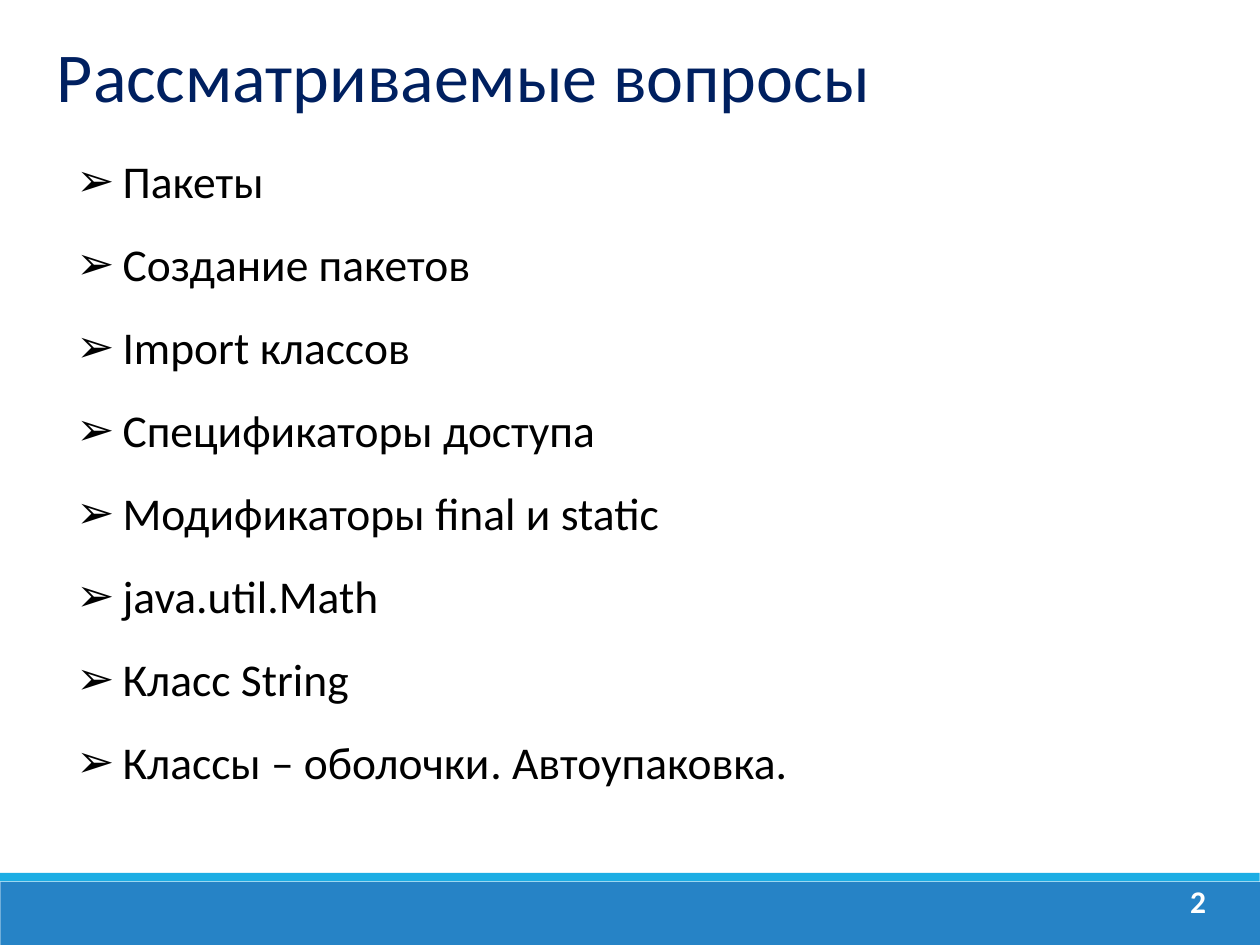
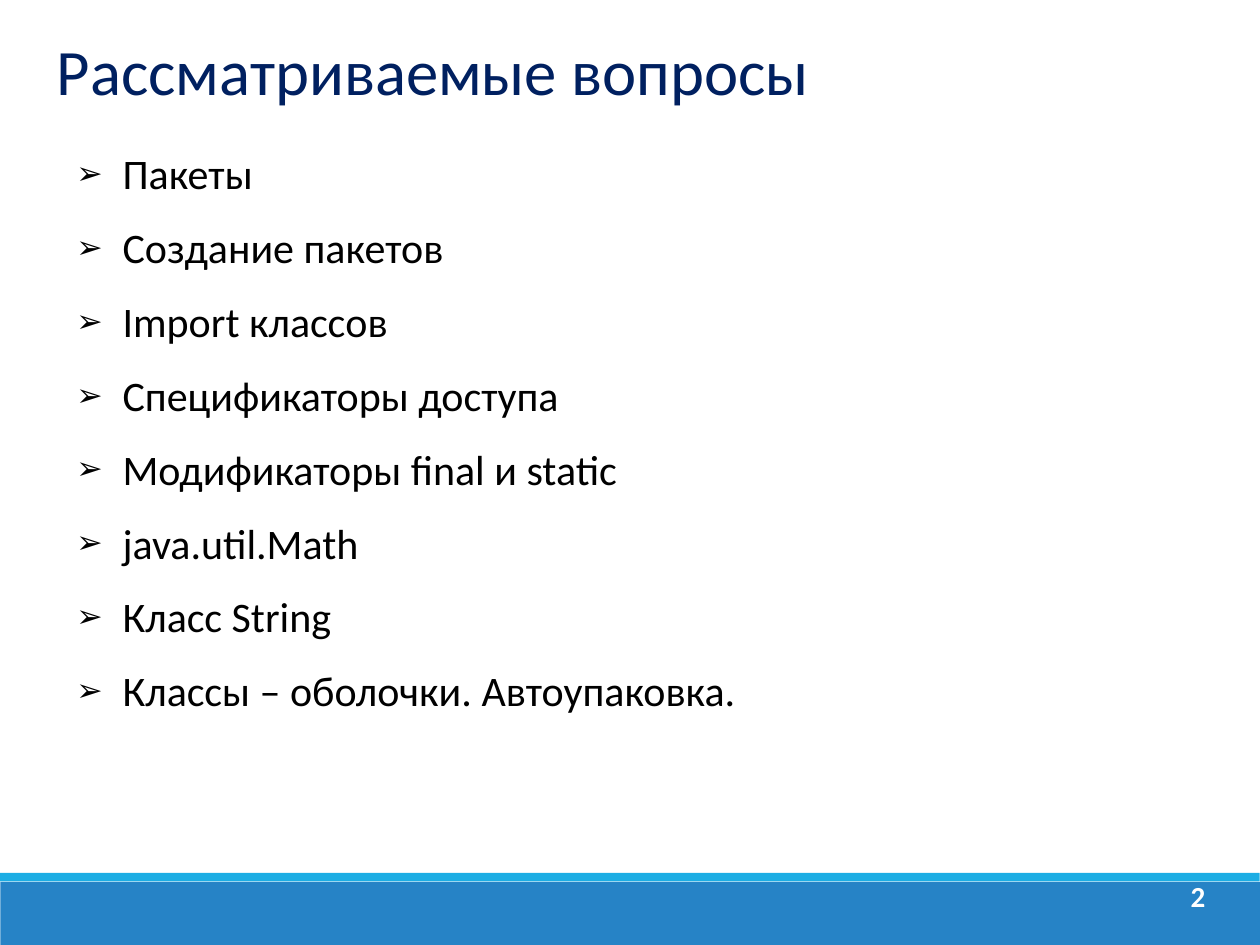
Before and after one commit to dmitry-academy/academy_old, a slide deck: slide 2 of academy/resources/presentations/Java Lection 5. Пакеты.Math.String.ppt. Drawn at 1260x945 pixels with LibreOffice and Linux fonts; fonts in the diff are those of the drawing; background and template pictures are left out. Boxes give left, top, right and bottom in pixels: in the first picture for what was removed or moved away, otherwise in the second. Text is boxed around its words. In the diff, an @@ line names an element or a change of style, - is before the commit and + after.

```diff
--- a/academy/resources/presentations/Java Lection 5. Пакеты.Math.String.ppt
+++ b/academy/resources/presentations/Java Lection 5. Пакеты.Math.String.ppt
@@ text "Рассматриваемые вопросы" at [57,53,809,106]: size 40 to 37 pt; line spacing 1 to 0.9 @@
@@ text "Пакеты" at [123,162,736,713]: size 26 to 24.1 pt; line spacing 1 to 0.9 @@
@@ page number at [1191,888,1206,907]: size 18 to 16.6 pt; line spacing 1 to 0.9 @@
```
Also in this commit, not shown: 23 other slides changed, 24 other files.
